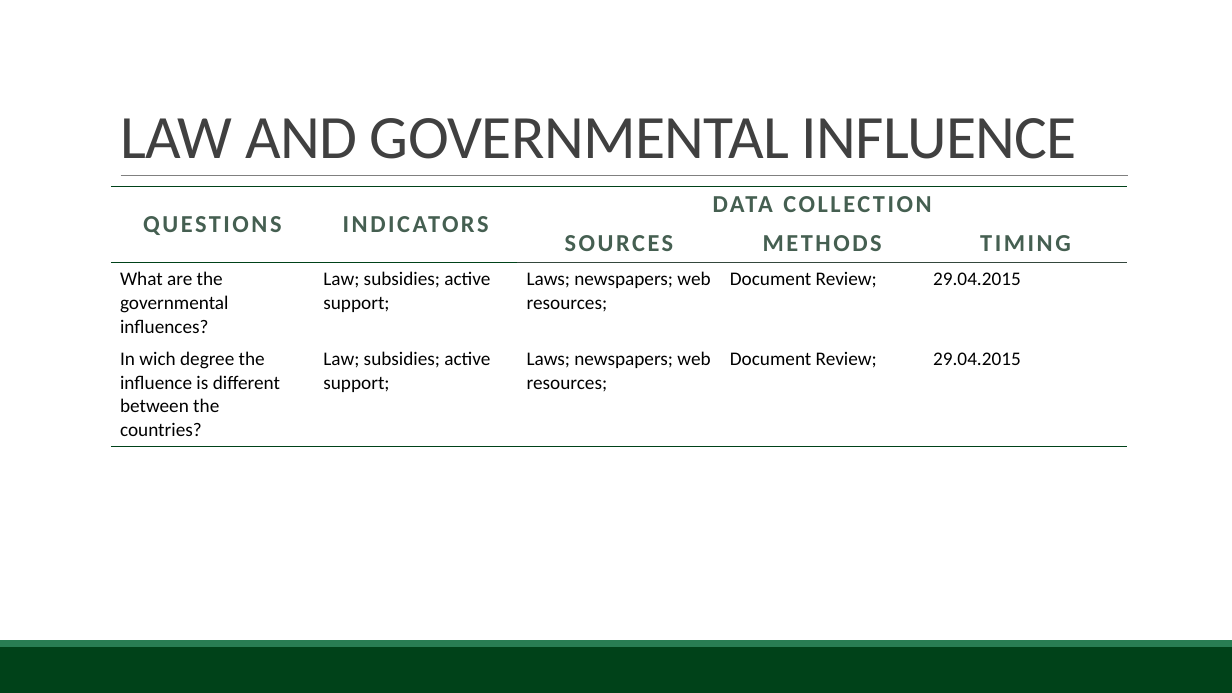
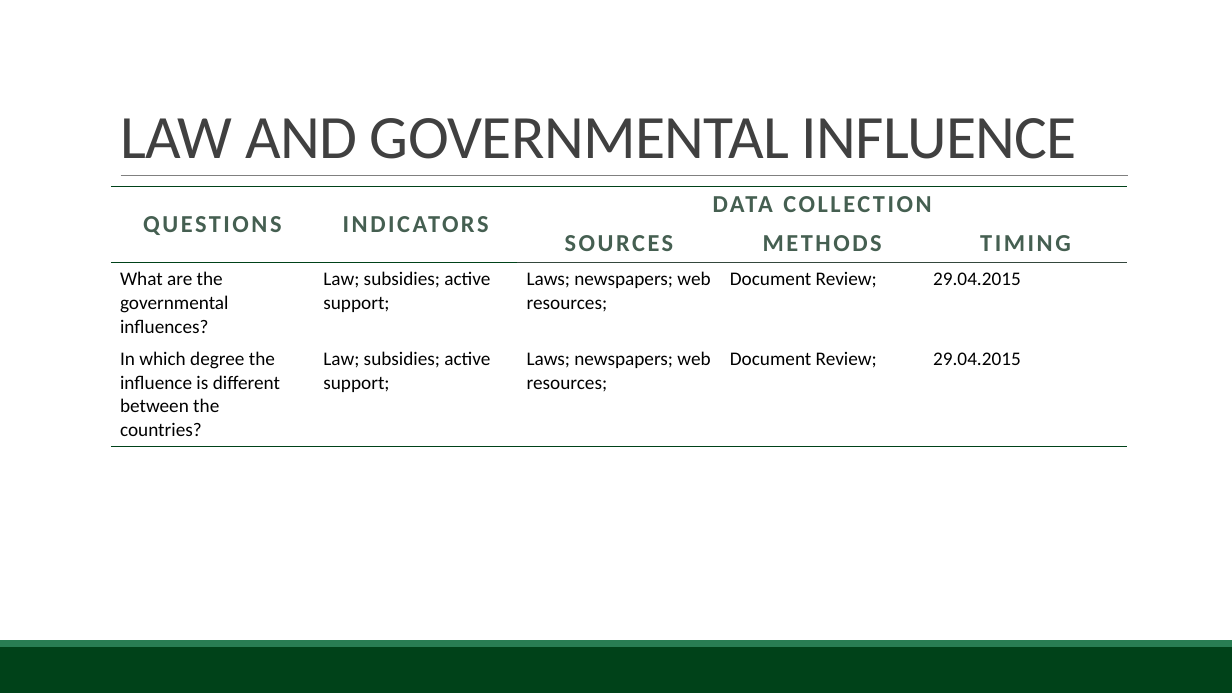
Before and after one commit to BambuGMS/Industry-Analysis-Report, a slide deck: slide 15 of Assignments/Presentations/2015.04.15Presentation_0.1.pptx. Drawn at 1232x693 pixels with LibreOffice and Linux fonts; fonts in the diff are those of the drawing; background and template pictures are left out. Boxes give left, top, right and bottom in pixels: in the first picture for what was removed or moved away, otherwise in the second. Text is boxed around its words. In the diff, an @@ line names an element or a change of style, - is before the commit and + after.

```diff
--- a/Assignments/Presentations/2015.04.15Presentation_0.1.pptx
+++ b/Assignments/Presentations/2015.04.15Presentation_0.1.pptx
@@ table at box(111, 187, 1128, 443) @@
-row 4, column 1: In wich degree the influence is different between the countries?
+row 4, column 1: In which degree the influence is different between the countries?
```
Also in this commit, not shown: 2 other slides changed, 1 slide added, 1 slide removed.
